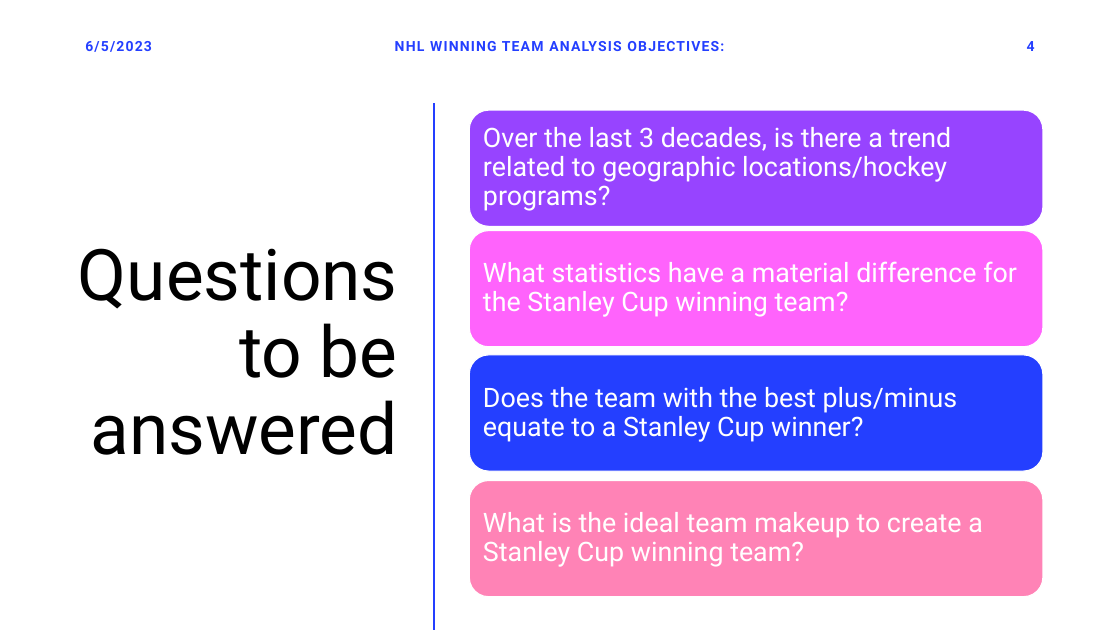
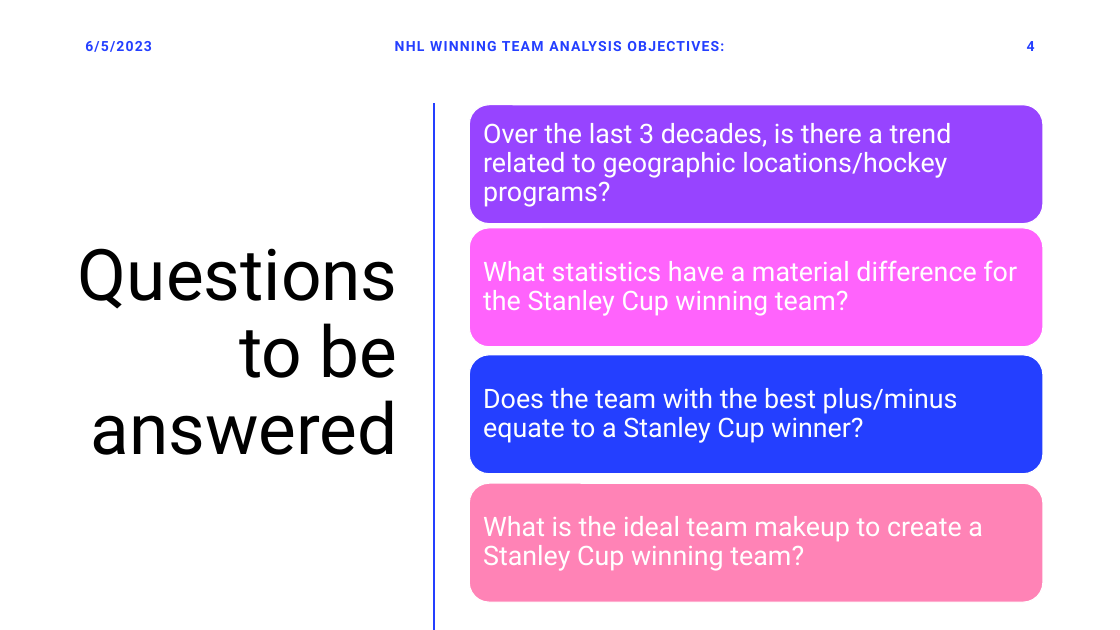
Before and after one commit to rbrennan55/project-sports-analytics-NHL, a slide deck: slide 4 of project-1-nhl.pptx. Drawn at 1120x630 pixels with LibreOffice and Linux fonts; fonts in the diff are those of the drawing. Boxes give left, top, right and bottom in pixels: in the first picture for what was removed or moved away, otherwise in the second. Text is boxed around its words. In the diff, an @@ line names an element or a change of style, - is before the commit and + after.

```diff
--- a/project-1-nhl.pptx
+++ b/project-1-nhl.pptx
@@ rounded rectangle: place and size @@
-rounded rectangle at box(470, 110, 1044, 226)
+rounded rectangle at box(470, 105, 1044, 224)
@@ text "Over the last 3 decades, ...": place and size @@
-text "Over the last 3 decades, ..." at box(483, 127, 952, 211)
+text "Over the last 3 decades, ..." at box(483, 123, 952, 207)
@@ rounded rectangle: place and size @@
-rounded rectangle at box(470, 481, 1044, 597)
+rounded rectangle at box(470, 483, 1044, 602)
@@ text "What is the ideal team ...": place and size @@
-text "What is the ideal team ..." at box(483, 512, 983, 567)
+text "What is the ideal team ..." at box(483, 516, 983, 571)
```
Also in this commit, not shown: 4 other slides changed.
